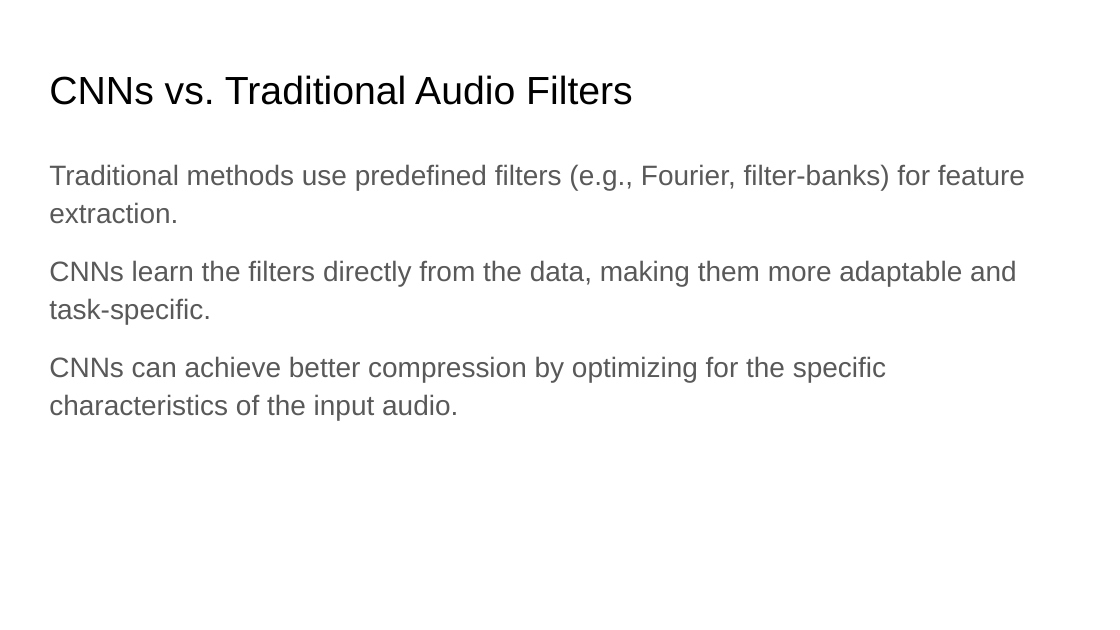
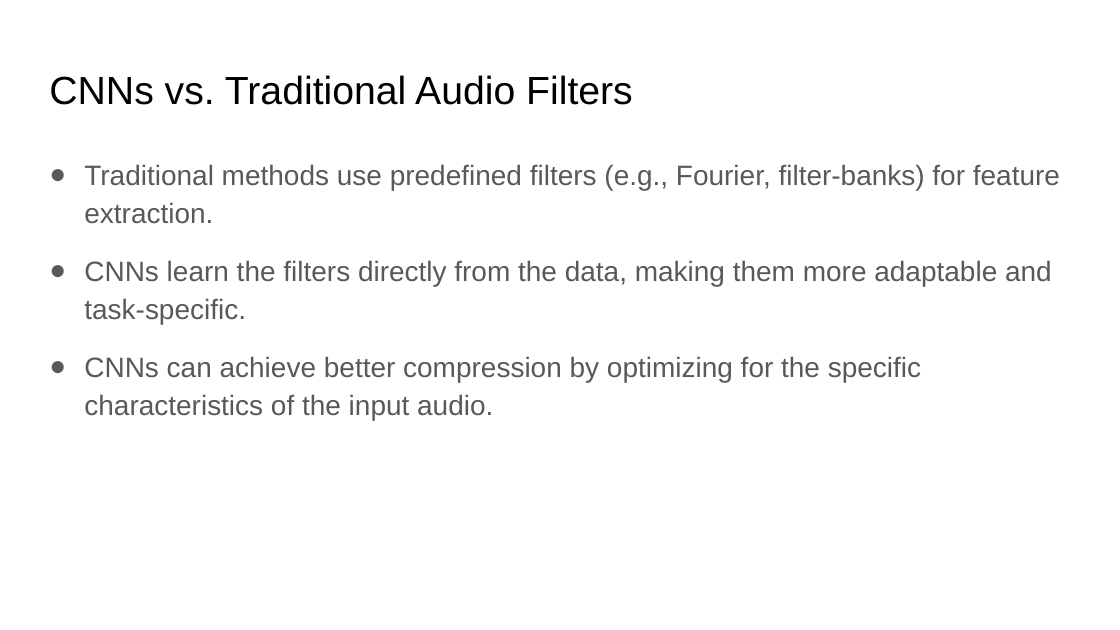
Before and after one commit to xserra/audio-coding-materials, a slide deck: slide 14 of lectures/6. Neural audio compression.pptx. Drawn at 1120x630 pixels with LibreOffice and Linux fonts; fonts in the diff are those of the drawing. Boxes give left, top, right and bottom in pixels: in the first picture for what was removed or moved away, otherwise in the second. Text is boxed around its words. In the diff, an @@ line names an element or a change of style, - is before the commit and + after.

```diff
--- a/lectures/6. Neural audio compression.pptx
+++ b/lectures/6. Neural audio compression.pptx
@@ text "Traditional methods use predefined filters ..." at (84, 164, 1060, 420): bullet none to ● @@
```
Also in this commit, not shown: 8 other slides changed, 2 slides added.
